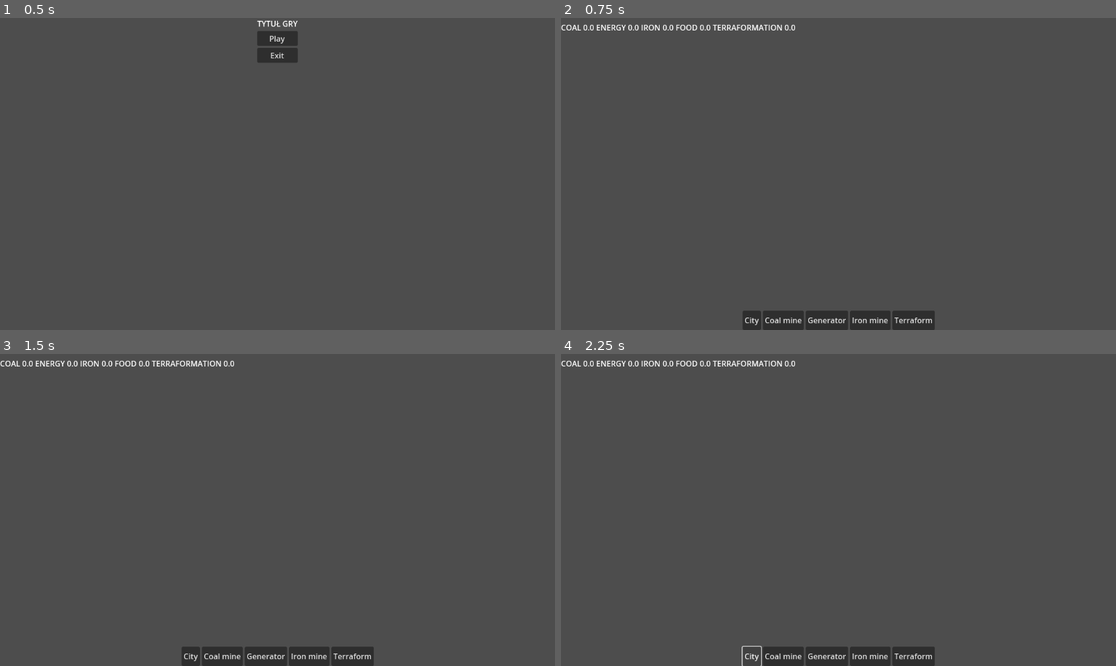
Above: before the commit, frames 1-4 (two rows, left to right).
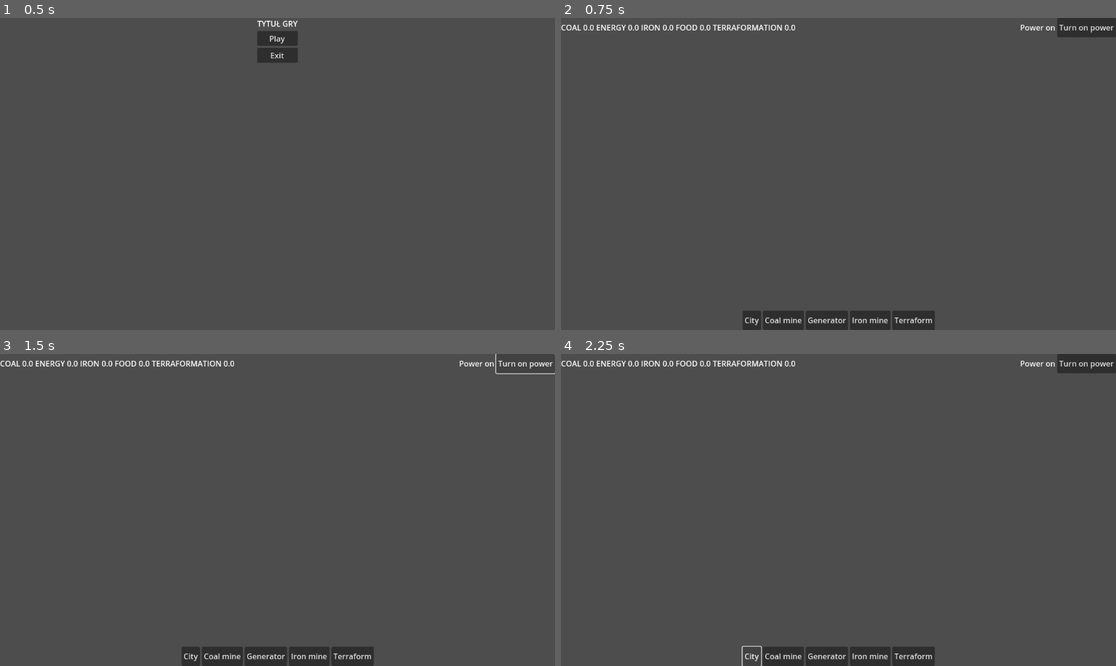
Above: after the commit, the same moments.

Repository: Kaszana102/GGJ2025
Game: Godot game, scene res://Scenes/main_menu.tscn
Two runs of this game, one before a commit and one after it. Both use one fixed random seed, a clock stepped at 60 frames per second and the inputs below. The project has no main scene, so this scene is started directly.
Inputs (mouse positions are in pixels of both pictures, inside the frame that each line leads up to):
- Up to frame 1 (0.5 s): no input
- Up to frame 2 (0.75 s): click "Play" at 0.5 s
- Up to frame 3 (1.5 s): click (527, 363) at 1.25 s, where only the run after the commit has a clickable "Turn on power"
- Up to frame 4 (2.25 s): click "City" at 2 s

Frame 1 is identical in both runs. In frame 2, 0.7% of the frame differs, in the area x 82-100%, y 0-7%; in frame 3, 0.2%; in frame 4, 0.7%.

Commit message:
blackout info

Diff:
--- /dev/null
+++ b/ggj2025/Code/UI/blackoutUI.gd
@@ -0,0 +1,28 @@
+class_name BlackOutUI
+
+extends HBoxContainer
+
+var blackout_status_label
+
+func _init() -> void:
+	blackout_status_label = Label.new()
+	blackout_status_label.text = "Power on"
+
+	var restart_blackout = Button.new()
+	restart_blackout.text = "Turn on power"
+	restart_blackout.connect("pressed",reset_blackout)
+
+
+	add_child(blackout_status_label)
+	add_child(restart_blackout)
+	# TODO add some const size of this container
+
+# Called every frame. 'delta' is the elapsed time since the previous frame.
+func _process(delta: float) -> void:
+	blackout_status_label.text = (
+	 	"Power off" if GameManager._blackout else "Power on"
+	)
+
+func reset_blackout():
+	GameManager._blackout=false
+	pass
--- a/ggj2025/Code/game_manager.gd
+++ b/ggj2025/Code/game_manager.gd
@@ -23,9 +23,9 @@
 	var timer = Timer.new()
 	timer.wait_time = frame_duration
 	timer.connect("timeout", _fixed_process)
+	add_child(timer)
 	timer.autostart = true
 	timer.start()
-	add_child(timer)
 
 func _fixed_process() -> void:
 	var delta := frame_duration
--- a/ggj2025/Prefabs/UI/colony_ui.tscn
+++ b/ggj2025/Prefabs/UI/colony_ui.tscn
@@ -1,6 +1,7 @@
-[gd_scene load_steps=2 format=3 uid="uid://dkdu5kucvf6n1"]
+[gd_scene load_steps=3 format=3 uid="uid://dkdu5kucvf6n1"]
 
 [ext_resource type="Script" path="res://Code/UI/resource_display.gd" id="1_t6ejh"]
+[ext_resource type="Script" path="res://Code/UI/blackoutUI.gd" id="2_p513n"]
 
 [node name="ColonyUi" type="Control"]
 layout_mode = 3
@@ -50,3 +51,13 @@
 [node name="TerraformButton" type="Button" parent="HBoxContainer2"]
 layout_mode = 2
 text = "Terraform"
+
+[node name="BlackOutUI" type="HBoxContainer" parent="."]
+layout_mode = 1
+anchors_preset = 1
+anchor_left = 1.0
+anchor_right = 1.0
+offset_left = -40.0
+offset_bottom = 40.0
+grow_horizontal = 0
+script = ExtResource("2_p513n")
